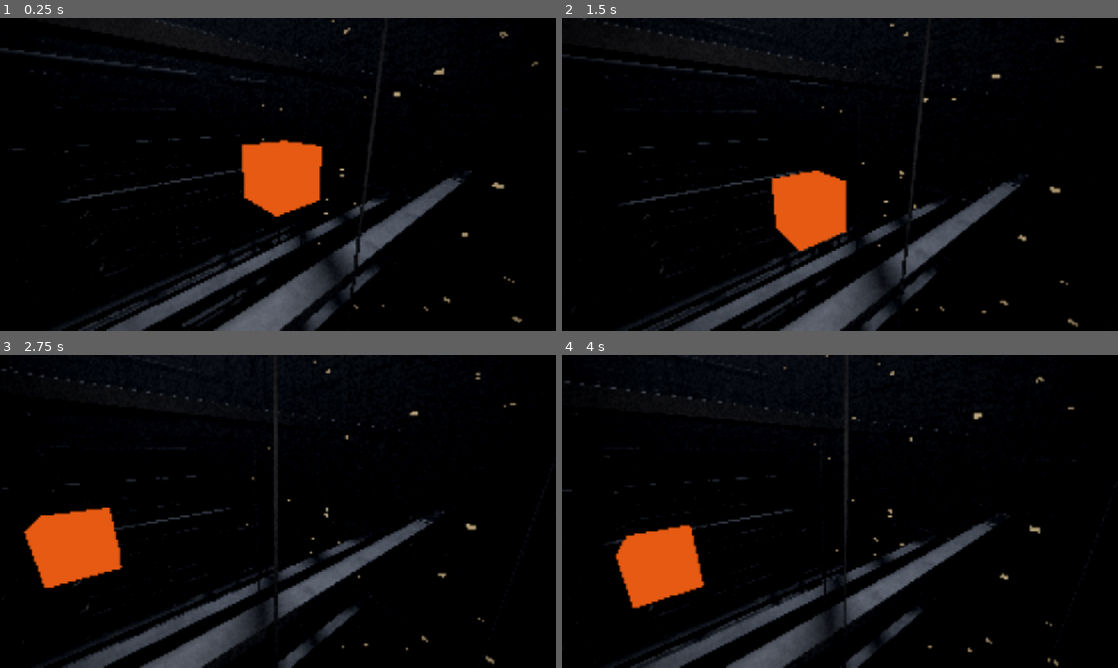
Above: before the commit, frames 1-4 (two rows, left to right).
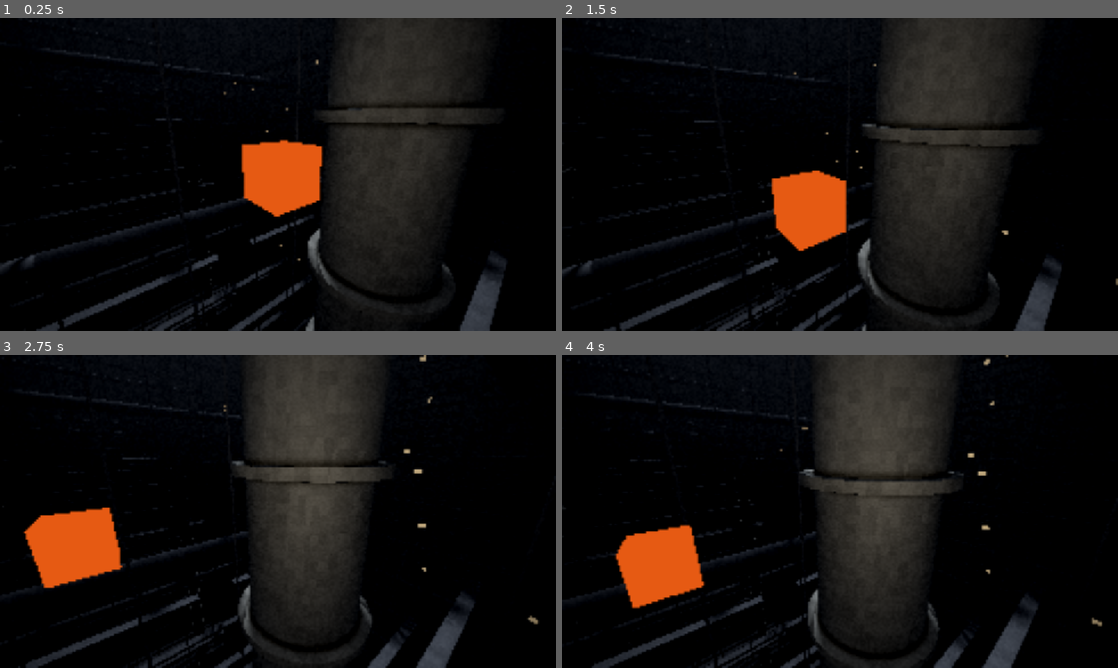
Above: after the commit, the same moments.

Repository: seletz/megastructure
Game: Godot game, scene res://scenes/main.tscn
Two runs of this game, one before a commit and one after it. Both use one fixed random seed, a clock stepped at 60 frames per second and the inputs below.
Inputs (mouse positions are in pixels of both pictures, inside the frame that each line leads up to):
- Up to frame 1 (0.25 s): no input
- Up to frame 2 (1.5 s): tap Enter at 0.5 s; move the mouse to (962, 158) at 0.52 s; hold D 0.53-1.25 s; hold E 0.53-1.25 s; click (962, 158) at 0.67 s; drag from (728, 190) to (812, 237) at 1.27 s
- Up to frame 3 (2.75 s): tap Space at 2 s; move the mouse to (333, 442) at 2.02 s; hold D from 2.03 s (still down); hold Shift from 2.03 s (still down)
- Up to frame 4 (4 s): release D at 2.75 s; release Shift at 2.75 s; drag from (812, 574) to (673, 464) at 2.77 s; tap Enter at 3.5 s; move the mouse to (1006, 558) at 3.52 s; hold A from 3.53 s (still down); hold E from 3.53 s (still down)

The runs differ from the first frame. In frame 1, 24% of the frame differs, in the area x 0-97%, y 0-100%; in frame 2, 24%, in the area x 0-100%, y 0-100%; in frame 3, 24%; in frame 4, 24%.

Commit message:
feat(world): keep the world seed in WorldState and feed it to the shader

Diff:
--- a/scenes/main.tscn
+++ b/scenes/main.tscn
@@ -1,8 +1,9 @@
-[gd_scene load_steps=9 format=3 uid="uid://c3fr4k8xm2n1q"]
+[gd_scene load_steps=10 format=3 uid="uid://c3fr4k8xm2n1q"]
 
 [ext_resource type="Script" path="res://scripts/free_fly_camera.gd" id="1_camera"]
 [ext_resource type="Shader" path="res://shaders/raymarch_world.gdshader" id="2_raymarch"]
 [ext_resource type="PackedScene" uid="uid://epjp3hm7equ7" path="res://scenes/ui/tweak_panel.tscn" id="3_tweak_panel"]
+[ext_resource type="Script" path="res://scripts/seed_uniform.gd" id="4_seed_uniform"]
 
 [sub_resource type="Environment" id="Environment_dark"]
 background_mode = 1
@@ -39,6 +40,10 @@
 extra_cull_margin = 64.0
 mesh = SubResource("QuadMesh_fullscreen")
 
+[node name="SeedUniform" type="Node" parent="."]
+script = ExtResource("4_seed_uniform")
+material_source = NodePath("../Camera/RaymarchQuad")
+
 [node name="WorldEnvironment" type="WorldEnvironment" parent="."]
 environment = SubResource("Environment_dark")
 
--- /dev/null
+++ b/scripts/seed_uniform.gd
@@ -0,0 +1,25 @@
+class_name SeedUniform
+extends Node
+## Keeps the seed uniform of a ShaderMaterial in sync with WorldState.seed.
+
+const UNIFORM := "seed"
+
+## MeshInstance3D whose active surface material declares the seed uniform.
+@export var material_source: NodePath
+
+var _material: ShaderMaterial
+
+
+func _ready() -> void:
+	var mesh := get_node_or_null(material_source) as MeshInstance3D
+	if mesh != null:
+		_material = mesh.get_active_material(0) as ShaderMaterial
+	if _material == null:
+		push_warning("SeedUniform: no ShaderMaterial found at %s" % material_source)
+		return
+	WorldState.seed_changed.connect(_apply)
+	_apply(WorldState.seed)
+
+
+func _apply(seed: int) -> void:
+	_material.set_shader_parameter(UNIFORM, seed)
--- /dev/null
+++ b/scripts/world_state.gd
@@ -0,0 +1,45 @@
+class_name WorldState
+extends RefCounted
+## Global world state, shared through static members.
+##
+## Holds the one world seed everything derived from the integer hash follows:
+##     WorldState.seed                        # read the current seed
+##     WorldState.seed = 42                   # change it (clamped to uint32)
+##     WorldState.randomize_seed()            # pick a random one
+##     WorldState.seed_changed.connect(f)     # f(seed: int) after each change
+##
+## Static members instead of an autoload, so the class resolves everywhere,
+## including in `--check-only` and `--script` runs where autoloads do not exist.
+
+const MAX_SEED := 0xFFFFFFFF
+## Seed 1 matches the reference renders.
+const DEFAULT_SEED := 1
+
+## Emitted with the new seed after it changed to a different value.
+static var seed_changed: Signal:
+	get:
+		return _emitter.seed_changed
+
+static var seed: int = DEFAULT_SEED:
+	set = set_seed
+
+static var _emitter := _Emitter.new()
+
+
+class _Emitter:
+	extends RefCounted
+	@warning_ignore("unused_signal")
+	signal seed_changed(seed: int)
+
+
+static func set_seed(value: int) -> void:
+	var clamped := clampi(value, 0, MAX_SEED)
+	if clamped == seed:
+		return
+	seed = clamped
+	_emitter.seed_changed.emit(seed)
+
+
+## Picks a uniformly random seed and applies it.
+static func randomize_seed() -> void:
+	set_seed(randi() & MAX_SEED)
Not shown, added: scripts/seed_uniform.gd.uid
Not shown, added: scripts/world_state.gd.uid
